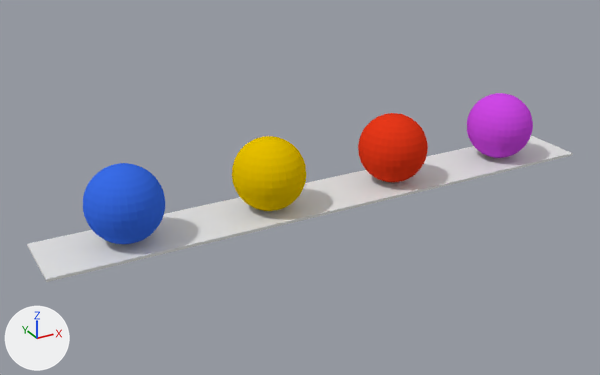
The Blender file Basic Game Engine/Resources/teapot/spheres.blend, before and after one commit.
Both versions are drawn from a camera (50 mm lens) standing at (-11.2, -18.43, 8.61) and looking at (-0.95, 0.19, -0.7). The axes (+X, +Y, +Z) are drawn at lower left. The lights are the same throughout.
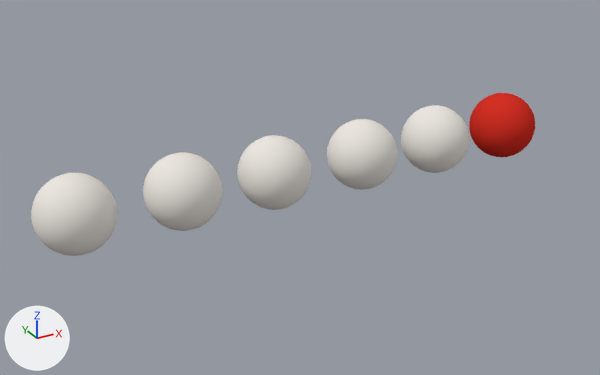
Patch to the scene script:
```diff
--- a/Basic Game Engine/Resources/teapot/spheres.blend.py
+++ b/Basic Game Engine/Resources/teapot/spheres.blend.py
@@ mat_material_002 @@
 mat_material_002 = diffuse_material('Material.002')
-mat_material_002.base_color = (0.0419, 0.151, 0.8)  # blue #3a6ce7
+mat_material_002.base_color = (0.656, 0.03, 0.019)  # red #d43026
@@ mat_material_003 @@
 mat_material_003 = diffuse_material('Material.003')
-mat_material_003.base_color = (0.628, 0.0659, 0.8)  # purple #d049e7
+mat_material_003.base_color = (0.829, 0.79, 0.741)  # white #ebe6df
@@ mat_material_004 @@
 mat_material_004 = diffuse_material('Material.004')
-mat_material_004.base_color = (0.8, 0.527, 0.0)  # yellow #e7c000
+mat_material_004.base_color = (0.829, 0.79, 0.741)  # white #ebe6df
@@ me_sphere @@
-me_sphere.from_pydata(...)  # 482 vertices, 512 faces; spans x 1.0..3.0, y -1.0..1.0, z -1.0..1.0
-me_sphere.materials.append(mat_material)  # red #e7381b
+me_sphere.from_pydata(...)  # 482 vertices, 512 faces; spans x -1.0..1.0, y -1.0..1.0, z -1.0..1.0
+# me_sphere part 1: 481 vertices removed from x 1.02..3.0, y -1.0..1.0, z -1.0..1.0; 481 vertices added at x -1.0..0.98, y -1.0..1.0, z -1.0..1.0
+# me_sphere part 2: the surface is now shaded smooth
+me_sphere.materials.append(mat_material_001)  # white #ebe6df
@@ me_sphere_001 @@
-me_sphere_001.from_pydata(...)  # 482 vertices, 512 faces; spans x -7.0..-5.0, y -1.0..1.0, z -1.0..1.0
+me_sphere_001.from_pydata(...)  # 482 vertices, 512 faces; spans x -1.0..1.0, y -1.0..1.0, z -1.0..1.0
+# me_sphere_001 part 3: 482 vertices removed from x -7.0..-5.0, y -1.0..1.0, z -1.0..1.0
+# me_sphere_001 part 4: 482 vertices added at x -1.0..1.0, y -1.0..1.0, z -1.0..1.0, forming a UV sphere (32 segments, 16 rings, poles along z)
+# me_sphere_001 part 5: the surface is now shaded smooth
 me_sphere_001.materials.append(mat_material_002)
@@ me_sphere_002 @@
-me_sphere_002.from_pydata(...)  # 482 vertices, 512 faces; spans x 5.0..7.0, y -1.0..1.0, z -1.0..1.0
+me_sphere_002.from_pydata(...)  # 482 vertices, 512 faces; spans x -1.0..1.0, y -1.0..1.0, z -1.0..1.0
+# me_sphere_002 part 6: 482 vertices removed from x 5.0..7.0, y -1.0..1.0, z -1.0..1.0
+# me_sphere_002 part 7: 482 vertices added at x -1.0..1.0, y -1.0..1.0, z -1.0..1.0, forming a UV sphere (32 segments, 16 rings, poles along z)
+# me_sphere_002 part 8: the surface is now shaded smooth
 me_sphere_002.materials.append(mat_material_003)
@@ me_sphere_004 @@
-me_sphere_004.from_pydata(...)  # 482 vertices, 512 faces; spans x -3.0..-1.0, y -1.0..1.0, z -1.0..1.0
-me_sphere_004.materials.append(mat_material_004)  # yellow #e7c000
+me_sphere_004.from_pydata(...)  # 482 vertices, 512 faces; spans x -1.0..1.0, y -1.0..1.0, z -1.0..1.0
+# me_sphere_004 part 9: 481 vertices removed from x -3.0..-1.02, y -1.0..1.0, z -1.0..1.0; 481 vertices added at x -0.98..1.0, y -1.0..1.0, z -1.0..1.0
+# me_sphere_004 part 10: the surface is now shaded smooth
+me_sphere_004.materials.append(mat_material_005)  # white #ebe6df
@@ ob_sphere @@
 ob_sphere = bpy.data.objects.new('Sphere', me_sphere)
-ob_sphere.location = (0.0, 0.0, 0.0)
+ob_sphere.location = (3.51, 0.0, 0.0)
@@ ob_sphere_001 @@
 ob_sphere_001 = bpy.data.objects.new('Sphere.001', me_sphere_001)
-ob_sphere_001.location = (0.0, 0.0, 0.0)
+ob_sphere_001.location = (6.1, 0.0, 0.0)
@@ ob_sphere_002 @@
 ob_sphere_002 = bpy.data.objects.new('Sphere.002', me_sphere_002)
-ob_sphere_002.location = (0.0, 0.0, 0.0)
+ob_sphere_002.location = (0.95, 0.0, 0.0)
@@ ob_sphere_004 @@
 ob_sphere_004 = bpy.data.objects.new('Sphere.004', me_sphere_004)
-ob_sphere_004.location = (0.0, 0.0, 0.0)
+ob_sphere_004.location = (-4.46, 0.0, 0.0)
@@ ob_cube @@
-ob_cube = bpy.data.objects.new('Cube', me_cube_002)
@@ ob_sphere_005 @@
+ob_sphere_005 = bpy.data.objects.new('Sphere.005', me_sphere_005)  # a UV sphere (32 segments, 16 rings, poles along z) spanning x -1.0..1.0, y -1.0..1.0, z -1.0..1.0; in mat_material_006 (white #e7e7e7)
+ob_sphere_005.location = (-7.23, 0.0, 0.0)
@@ ob_sphere_003 @@
+ob_sphere_003 = bpy.data.objects.new('Sphere.003', me_sphere_003)  # a UV sphere (32 segments, 16 rings, poles along z) spanning x -1.0..1.0, y -1.0..1.0, z -1.0..1.0; in mat_material_004 (white #ebe6df)
+ob_sphere_003.location = (-1.84, 0.0, 0.0)
```

Changed parts and their boxes (x1, y1, x2, y2) in the pictures (600 x 375 px; the box of a moved part takes in the faces that stretch with it):
'Cube', deleted
    before: (27, 136, 573, 282)
'Sphere.004', recoloured, reshaped, moved (7% wider)
    before: (232, 136, 306, 211)
    after: (143, 152, 222, 231)
'Sphere.001', recoloured, reshaped, moved (19% narrower, 21% shorter)
    before: (83, 163, 165, 244)
    after: (469, 93, 535, 157)
'Sphere.002', recoloured, reshaped, moved (9% taller)
    before: (467, 93, 533, 158)
    after: (327, 119, 397, 190)
'Sphere', reshaped, moved
    before: (358, 113, 428, 182)
    after: (401, 105, 469, 173)
'Sphere.005', added
    after: (31, 173, 117, 256)
'Sphere.003', added
    after: (237, 135, 312, 210)
part 1 of me_sphere, moved or reshaped
    before: (358, 113, 428, 182)
    after: (401, 105, 469, 173)
part 3 of me_sphere_001, deleted (blue)
    before: (83, 163, 165, 244)
part 4 of me_sphere_001, added (red)
    after: (469, 93, 535, 157)
part 6 of me_sphere_002, deleted (purple)
    before: (467, 93, 533, 158)
part 7 of me_sphere_002, added
    after: (327, 119, 397, 190)
part 9 of me_sphere_004, moved or reshaped
    before: (232, 136, 306, 211)
    after: (143, 152, 222, 231)
